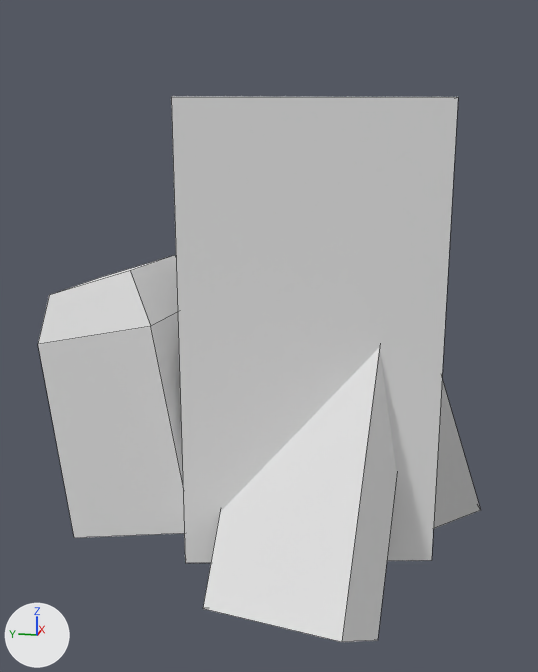
The OBJ model assets/mcme/models/block/putrid_stump.obj as it was, and as the next commit left it.
Both versions are drawn from a 50 mm camera at (-1.519, -0.709, 1.006) aimed at (0.418, -0.321, 0.522). Lighting does not change. The marker at lower left points along +X, +Y and +Z. Mesh edges are drawn as thin lines. Where no turn or scale is listed for an object, it has been applied to the vertices.

The scene before the commit, as lines of its bpy script (objects in view):
```python
me_cube = bpy.data.meshes.new('cube')
me_cube.from_pydata([(0.848, -0.643, 1.125), (0.713, -0.033, 1.125), (0.848, -0.643, 0.0), (0.713, -0.033, 0.0), (0.102, -0.169, 1.125), (0.238, -0.779, 1.125), (0.102, -0.169, 0.0), (0.238, -0.779, 0.0)], [], [(3, 6, 4, 1), (2, 3, 1, 0), (7, 2, 0, 5), (6, 7, 5, 4), (5, 0, 1, 4), (6, 3, 2, 7)])
me_cube.materials.append(mat_m_fe1506f3_3c31_9e6c_85d3_9f5e3b652359)  # its picture is missing
me_cube_001 = bpy.data.meshes.new('cube.001')
me_cube_001.from_pydata(...)  # 8 vertices, 6 faces; spans x -0.125..0.501, y -0.702..-0.241, z -0.149..0.587
me_cube_001.materials.append(mat_m_fe1506f3_3c31_9e6c_85d3_9f5e3b652359)  # its picture is missing
me_cube_002 = bpy.data.meshes.new('cube.002')
me_cube_002.from_pydata(...)  # 8 vertices, 6 faces; spans x 0.359..1.127, y -0.953..-0.311, z -0.27..0.788
me_cube_002.materials.append(mat_m_fe1506f3_3c31_9e6c_85d3_9f5e3b652359)  # its picture is missing
me_cuboid = bpy.data.meshes.new('cuboid')
me_cuboid.from_pydata(...)  # 12 vertices, 10 faces; spans x 0.224..0.702, y -0.189..0.283, z -0.089..0.72
me_cuboid.materials.append(mat_m_fe1506f3_3c31_9e6c_85d3_9f5e3b652359)  # its picture is missing
ob_cube = bpy.data.objects.new('cube', me_cube)
ob_cube.location = (0.0, 0.0, 0.0)
ob_cube_001 = bpy.data.objects.new('cube.001', me_cube_001)
ob_cube_001.location = (0.0, 0.0, 0.0)
ob_cube_002 = bpy.data.objects.new('cube.002', me_cube_002)
ob_cube_002.location = (0.0, 0.0, 0.0)
ob_cuboid = bpy.data.objects.new('cuboid', me_cuboid)
ob_cuboid.location = (0.0, 0.0, 0.0)
```
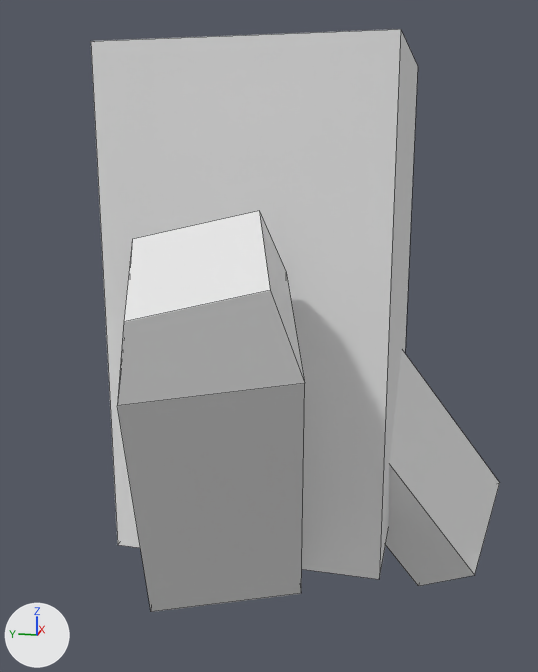
Changed parts and their boxes (x1, y1, x2, y2) in the pictures (538 x 672 px):
'cube.001', reshaped (68% wider, 86% taller)
    before: (203, 347, 397, 642)
    after: (91, 29, 418, 579)
'cube', reshaped (not visible afterwards)
    before: (171, 96, 458, 563)
'cuboid', reshaped
    before: (38, 255, 184, 538)
    after: (117, 211, 305, 612)
'cube.002', reshaped
    before: (433, 380, 481, 529)
    after: (386, 350, 500, 586)

Edits to the bpy script that builds the scene:
```text
Change me_cube:
    where me_cube.from_pydata(...)  # 8 vertices, 6 faces; spans x 0.102..0.848, y -0.779..-0.033, z 0.0..1.125
    me_cube part 1
    me_cube.vertices[0].co: (0.848, -0.643, 1.125) -> (0.784, -0.51, 0.681)
    me_cube.vertices[1].co: (0.713, -0.033, 1.125) -> (0.747, -0.154, 0.795)
    me_cube.vertices[2].co: (0.848, -0.643, 0.0) -> (1.143, -0.201, -0.165)
    me_cube.vertices[3].co: (0.713, -0.033, 0.0) -> (1.106, 0.154, -0.051)
    me_cube.vertices[4].co: (0.102, -0.169, 1.125) -> (0.459, -0.146, 0.675)  # pixel (171, 96) -> not seen
    me_cube.vertices[5].co: (0.238, -0.779, 1.125) -> (0.496, -0.501, 0.562)  # pixel (458, 97) -> not seen
    me_cube.vertices[6].co: (0.102, -0.169, 0.0) -> (0.817, 0.162, -0.17)  # pixel (185, 562) -> not seen
    me_cube.vertices[7].co: (0.238, -0.779, 0.0) -> (0.854, -0.193, -0.284)  # pixel (431, 560) -> not seen
Change me_cube_001:
    where me_cube_001.from_pydata(...)  # 8 vertices, 6 faces; spans x -0.125..0.501, y -0.702..-0.241, z -0.149..0.587
    me_cube_001 part 2
    me_cube_001.vertices[0].co: (0.368, -0.702, 0.496) -> (0.84, 0.004, 1.25)
    me_cube_001.vertices[1].co: (0.501, -0.355, 0.444) -> (0.154, 0.034, 1.25)  # not seen -> pixel (90, 41)
    me_cube_001.vertices[2].co: (0.023, -0.658, -0.097) -> (0.84, 0.004, 0.0)  # pixel (377, 640) -> not seen
    me_cube_001.vertices[3].co: (0.156, -0.312, -0.149) -> (0.154, 0.034, 0.0)  # not seen -> pixel (117, 544)
    me_cube_001.vertices[4].co: (0.353, -0.285, 0.535) -> (0.124, -0.653, 1.25)  # not seen -> pixel (400, 29)
    me_cube_001.vertices[5].co: (0.22, -0.632, 0.587) -> (0.81, -0.683, 1.25)  # not seen -> pixel (417, 66)
    me_cube_001.vertices[6].co: (0.008, -0.241, -0.058) -> (0.124, -0.653, 0.0)  # pixel (202, 608) -> pixel (379, 579)
    me_cube_001.vertices[7].co: (-0.125, -0.588, -0.006) -> (0.81, -0.683, 0.0)  # pixel (341, 641) -> not seen
Change me_cube_002:
    where me_cube_002.from_pydata(...)  # 8 vertices, 6 faces; spans x 0.359..1.127, y -0.953..-0.311, z -0.27..0.788
    me_cube_002 part 3
    me_cube_002.vertices[0].co: (0.426, -0.702, 0.681) -> (0.681, -0.44, 0.478)
    me_cube_002.vertices[1].co: (0.699, -0.592, 0.788) -> (0.337, -0.351, 0.357)
    me_cube_002.vertices[2].co: (0.854, -0.953, -0.15) -> (0.77, -0.842, -0.073)  # pixel (480, 510) -> not seen
    me_cube_002.vertices[3].co: (1.127, -0.843, -0.044) -> (0.427, -0.753, -0.194)  # not seen -> pixel (418, 585)
    me_cube_002.vertices[4].co: (0.632, -0.311, 0.669) -> (0.266, -0.496, 0.451)
    me_cube_002.vertices[5].co: (0.359, -0.421, 0.562) -> (0.61, -0.586, 0.572)
    me_cube_002.vertices[6].co: (1.06, -0.562, -0.163) -> (0.356, -0.898, -0.099)  # not seen -> pixel (474, 575)
    me_cube_002.vertices[7].co: (0.787, -0.672, -0.27) -> (0.699, -0.988, 0.022)  # not seen -> pixel (499, 482)
Change me_cuboid:
    where me_cuboid.from_pydata(...)  # 12 vertices, 10 faces; spans x 0.224..0.702, y -0.189..0.283, z -0.089..0.72
    me_cuboid part 4
    me_cuboid.vertices[0].co: (0.533, -0.021, 0.72) -> (-0.046, -0.395, 0.894)  # pixel (174, 255) -> pixel (259, 210)
    me_cuboid.vertices[1].co: (0.567, 0.227, 0.641) -> (-0.09, -0.142, 0.837)  # pixel (100, 277) -> pixel (132, 239)
    me_cuboid.vertices[2].co: (0.651, -0.189, 0.006) -> (0.513, -0.355, 0.078)
    me_cuboid.vertices[3].co: (0.702, 0.19, -0.078) -> (0.425, 0.024, 0.033)
    me_cuboid.vertices[4].co: (0.273, 0.013, 0.712) -> (-0.27, -0.461, 0.775)  # pixel (130, 270) -> pixel (270, 290)
    me_cuboid.vertices[5].co: (0.307, 0.261, 0.634) -> (-0.315, -0.208, 0.718)  # pixel (49, 295) -> pixel (123, 321)
    me_cuboid.vertices[6].co: (0.263, -0.139, -0.005) -> (0.179, -0.454, -0.099)  # not seen -> pixel (301, 593)
    me_cuboid.vertices[7].co: (0.314, 0.24, -0.089) -> (0.091, -0.076, -0.144)  # pixel (74, 537) -> pixel (150, 611)
    me_cuboid.vertices[8].co: (0.616, 0.239, 0.516) -> (0.012, -0.087, 0.71)
    me_cuboid.vertices[9].co: (0.57, -0.1, 0.591) -> (0.091, -0.425, 0.75)  # not seen -> pixel (286, 272)
    me_cuboid.vertices[10].co: (0.224, -0.055, 0.581) -> (-0.208, -0.514, 0.591)  # pixel (150, 326) -> pixel (304, 383)
    me_cuboid.vertices[11].co: (0.269, 0.283, 0.506) -> (-0.287, -0.176, 0.551)  # pixel (37, 344) -> pixel (117, 405)
```
